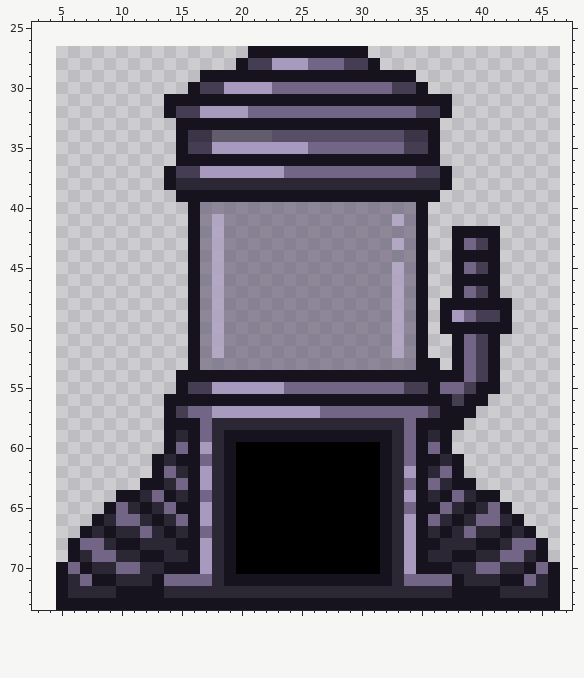
Sprite sheet: Assets/levels/level_4/incubator_empty.png. That is the earlier state.
The file is 42x47 pixels. Shown: x 3..47, y 25..73. The old version is drawn lined up with the new one, on the new canvas.
After the commit:
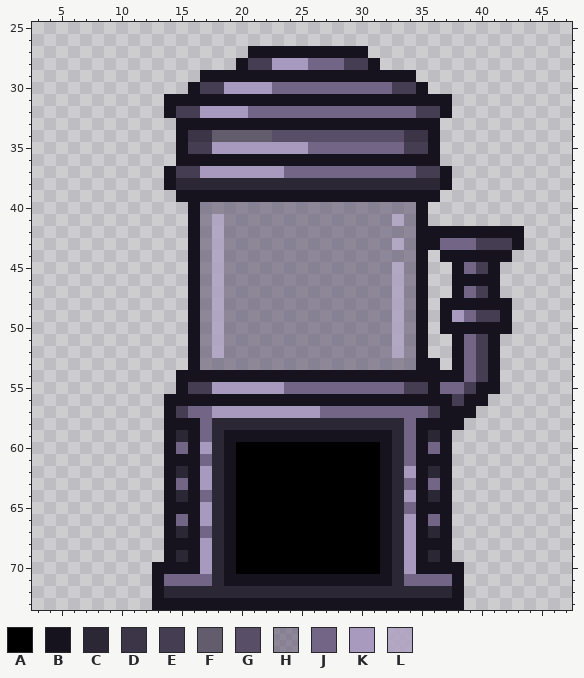
Palette (. is transparent): A #000000  B #17131e  C #2c2734  D #3c3547  E #453e52  F #635c6c  G #594e68  H #696079a4  J #726586  K #a899be  L #afa3c1df
Edits made:
canvas 42x47 -> 52x74, the old top-left corner now at 5,27
@@ x 34..45 @@
 41 HB..........
-42 HB..BBBB....
-43 HB..BJEB....
-44 HB..BBBB....
+42 HBBBBBBBBB..
+43 HBBJJJEEEB..
+44 HB.BBBBBB...
 45 HB..BJEB....
@@ x 3..47 @@
 60 ...........BJBKCBAAAAAAAAAAAABCJBJB..........
-61 ..........BCBBJCBAAAAAAAAAAAABCJBBCB.........
-62 ..........BJCBKCBAAAAAAAAAAAABCKBCJB.........
-63 .........BBCJBKCBAAAAAAAAAAAABCJBJCBB........
-64 .......BBCJBCBJCBAAAAAAAAAAAABCKBCBJCBB......
-65 ......BJCBCJBBKCBAAAAAAAAAAAABCJBBJCBCJB.....
-66 .....BCJJCBCJBKCBAAAAAAAAAAAABCKBJCBCJJCB....
-67 ....BCBCCJCBCBJCBAAAAAAAAAAAABCKBCBCJCCBCB...
-68 ...BJJCBBCCCBBKCBAAAAAAAAAAAABCKBBCCCBBCJJB..
-69 ...BCJJCCBBCCBKCBAAAAAAAAAAAABCKBCCBBCCJJCB..
-70 ..BJBCCJJCCBBBKCBAAAAAAAAAAAABCKBBBCCJJCCBJB.
-71 ..BCJBBCCCBJJJJCBBBBBBBBBBBBBBCJJJJBCCCBBJCB.
-72 ..BCCCCBBBBCCCCCCCCCCCCCCCCCCCCCCCCBBBBCCCCB.
-73 ..BBBBBBBBBBBBBBBBBBBBBBBBBBBBBBBBBBBBBBBBBB.
+61 ...........BBBJCBAAAAAAAAAAAABCJBBB..........
+62 ...........BCBKCBAAAAAAAAAAAABCKBCB..........
+63 ...........BJBKCBAAAAAAAAAAAABCJBJB..........
+64 ...........BCBJCBAAAAAAAAAAAABCKBCB..........
+65 ...........BBBKCBAAAAAAAAAAAABCJBBB..........
+66 ...........BJBKCBAAAAAAAAAAAABCKBJB..........
+67 ...........BCBJCBAAAAAAAAAAAABCKBCB..........
+68 ...........BBBKCBAAAAAAAAAAAABCKBBB..........
+69 ...........BCBKCBAAAAAAAAAAAABCKBCB..........
+70 ..........BBBBKCBAAAAAAAAAAAABCKBBBB.........
+71 ..........BJJJJCBBBBBBBBBBBBBBCJJJJB.........
+72 ..........BCCCCCCCCCCCCCCCCCCCCCCCCB.........
+73 ..........BBBBBBBBBBBBBBBBBBBBBBBBBB.........
